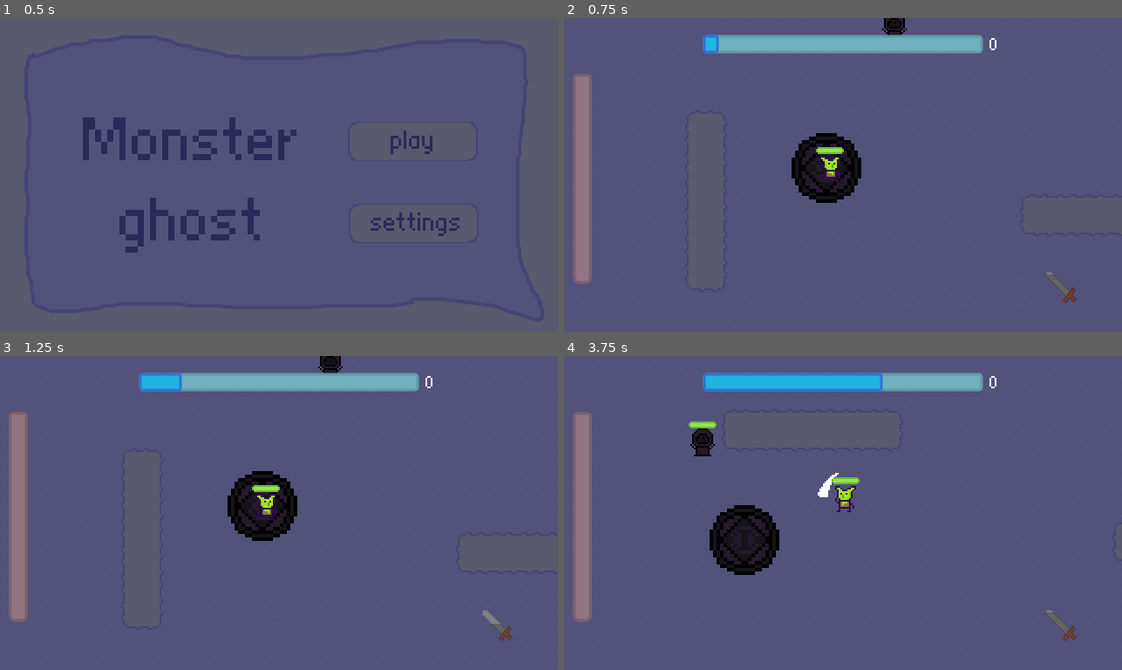
Above: before the commit, frames 1-4 (two rows, left to right).
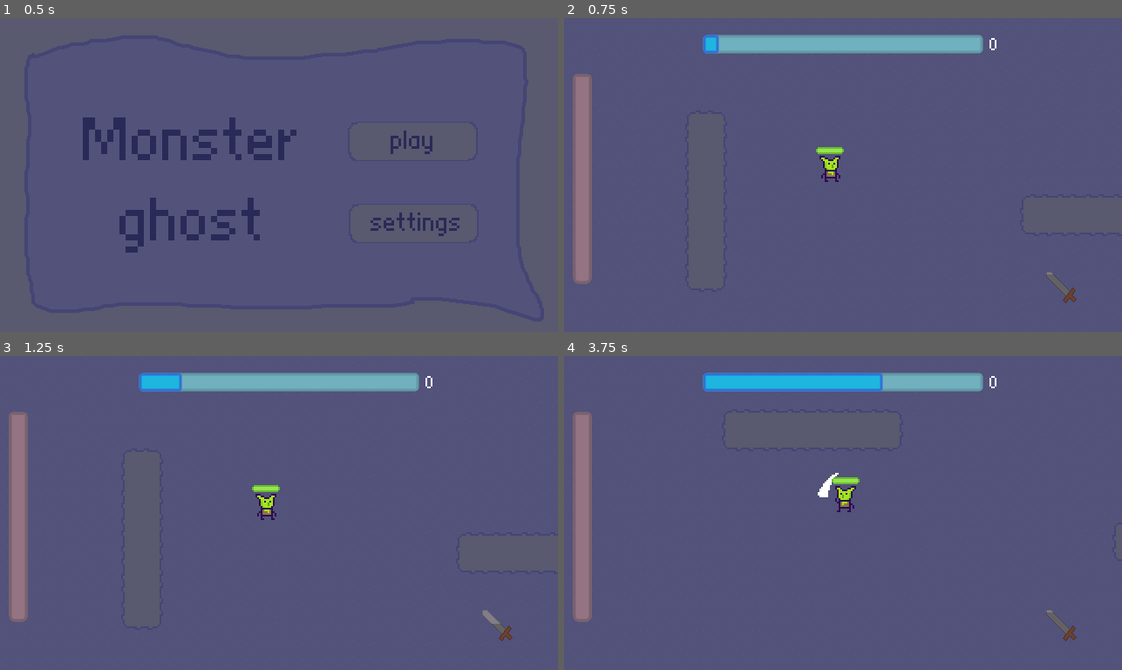
Above: after the commit, the same moments.

Repository: novomiracle/in-enemy
Game: Godot game, scene res://scenes/scene_switcher.tscn
Two runs of this game, one before a commit and one after it. Both use one fixed random seed, a clock stepped at 60 frames per second and the inputs below. The engine's default icon, where the game draws it, is replaced by a stand-in: a white triangle on a blue panel in a dark square.
Inputs (mouse positions are in pixels of both pictures, inside the frame that each line leads up to):
- Up to frame 1 (0.5 s): no input
- Up to frame 2 (0.75 s): click "play" at 0.5 s
- Up to frame 3 (1.25 s): no input
- Up to frame 4 (3.75 s): move the mouse to (893, 365) at 1.27 s; hold D (right) 1.28-2.03 s; click (893, 365) at 1.35 s; move the mouse to (865, 513) at 2.02 s; hold S (down) 2.03-2.78 s; tap Space (attack2) at 2.1 s; click (865, 513) at 2.17 s; move the mouse to (898, 443) at 2.77 s; hold D (right) 2.78-3.53 s; right-click (898, 443) at 2.85 s; move the mouse to (815, 575) at 3.52 s; hold W (up) from 3.53 s (still down); click (815, 575) at 3.6 s

Frame 1 is identical in both runs. In frame 2, 2.1% of the frame differs, in the area x 40-62%, y 0-59%; in frame 3, 2.1%; in frame 4, 2.6%, in the area x 22-39%, y 20-70%.

Commit message:
wizard fixed

Diff:
--- a/IE/scenes/TileMap.tscn
+++ b/IE/scenes/TileMap.tscn
@@ -29,7 +29,7 @@
 0/shape_one_way = false
 0/shape_one_way_margin = 0.0
 0/shapes = [  ]
-0/z_index = 0
+0/z_index = -1
 1/name = "basicMapTileset.png 1"
 1/texture = ExtResource( 1 )
 1/tex_offset = Vector2( 0, 0 )
@@ -50,7 +50,7 @@
 "shape": SubResource( 2 ),
 "shape_transform": Transform2D( 1, 0, 0, 1, 0, 0 )
 } ]
-1/z_index = 0
+1/z_index = -1
 2/name = "basicMapTileset.png 2"
 2/texture = ExtResource( 1 )
 2/tex_offset = Vector2( 0, 0 )
@@ -71,7 +71,7 @@
 "shape": SubResource( 3 ),
 "shape_transform": Transform2D( 1, 0, 0, 1, 0, 0 )
 } ]
-2/z_index = 0
+2/z_index = -1
 3/name = "basicMapTileset.png 3"
 3/texture = ExtResource( 1 )
 3/tex_offset = Vector2( 0, 0 )
@@ -113,7 +113,7 @@
 "shape": SubResource( 5 ),
 "shape_transform": Transform2D( 1, 0, 0, 1, 0, 0 )
 } ]
-4/z_index = 0
+4/z_index = -1
 
 [sub_resource type="NavigationPolygon" id=6]
 vertices = PoolVector2Array( 952, 232, 903, 487, 792, 486, 680, 456, 680, 422, 761, 310, 841, 230, 793, 517, 408, 486,  …(352 unchanged characters)…
@@ -122,6 +122,7 @@
 
 [node name="TileMap" type="TileMap"]
 position = Vector2( 0, -2 )
+z_as_relative = false
 tile_set = SubResource( 1 )
 cell_size = Vector2( 16, 16 )
 bake_navigation = true
--- a/IE/scenes/mainScene.tscn
+++ b/IE/scenes/mainScene.tscn
@@ -6,7 +6,6 @@
 [ext_resource path="res://scenes/TileMap.tscn" type="PackedScene" id=4]
 [ext_resource path="res://scenes/ui/game_ui.tscn" type="PackedScene" id=5]
 [ext_resource path="res://scenes/cameraman.tscn" type="PackedScene" id=6]
-[ext_resource path="res://monsters/dark_wizard.tscn" type="PackedScene" id=7]
 
 [sub_resource type="NavigationPolygon" id=1]
 vertices = PoolVector2Array( -428, 133.001, 382.001, 314.999, -800.999, 309.002, -553, 132.001, -808.001, -354.998, -552, 24.0014, 367.999, -349.001, -506, 24.0013, -428, 88.0011, -506, 88.0013 )
@@ -18,10 +17,10 @@
 
 [node name="Node2D2" type="Node2D" parent="."]
 position = Vector2( -205, -186 )
-z_index = -4096
 
 [node name="TileMap" parent="Node2D2" instance=ExtResource( 4 )]
 position = Vector2( -258, -207 )
+z_as_relative = true
 tile_data = PoolIntArray( 0, 0, 0, 1, 2, 0, 2, 2, 0, 3, 2, 0, 4, 2, 0, 5, 2, 0, 6, 2, 0, 7, 2, 0, 8, 2, 0, 9, 2, 0, 10, …(81635 unchanged characters)…
 
 [node name="NavigationPolygonInstance" type="NavigationPolygonInstance" parent="."]
@@ -41,11 +40,9 @@
 
 [node name="monsterContainer" type="YSort" parent="."]
 
-[node name="KinematicBody2D" parent="monsterContainer" instance=ExtResource( 7 )]
-position = Vector2( 37, -61 )
-
 [node name="goblin" parent="monsterContainer" instance=ExtResource( 3 )]
 position = Vector2( 0, 20 )
+z_index = 0
 player = true
 
 [node name="Node2D" parent="." instance=ExtResource( 1 )]
--- a/IE/scenes/monster.tscn
+++ b/IE/scenes/monster.tscn
@@ -40,6 +40,7 @@
 }
 
 [node name="KinematicBody2D" type="KinematicBody2D"]
+z_index = 4
 script = ExtResource( 2 )
 
 [node name="Sprite" type="Sprite" parent="."]
--- a/IE/scripts/GameState.gd
+++ b/IE/scripts/GameState.gd
@@ -22,7 +22,8 @@
 	{"name":"slime","res":1,"load":load("res://monsters/slime.tscn")},
 	{"name":"eyeball","res":1,"load":load("res://monsters/eyeball.tscn")},
 	{"name":"demon","res":2,"load":load("res://monsters/demon.tscn")},
-	{"name":"rockethead","res":2,"load":load("res://monsters/rockethead.tscn")}
+	{"name":"rockethead","res":2,"load":load("res://monsters/rockethead.tscn")},
+	{"name":"dark_wizard","res":2,"load":load("res://monsters/dark_wizard.tscn")}
 	]
 onready var scene_switcher = get_tree().current_scene
 onready var soulScene = load("res://scenes/soul.tscn")
--- a/IE/scripts/spawner.gd
+++ b/IE/scripts/spawner.gd
@@ -7,7 +7,7 @@
 onready var monsterContainer = get_parent().get_node("monsterContainer");
 var resource:int
 export var monsterName:String = "";
-const monsterCount = 7
+const monsterCount = 8
 # Called when the node enters the scene tree for the first time.
 func _ready():
 	GameState.connect("newWave",self,"monster")
--- a/IE/weaponsAndProjectiles/dark_circle.gd
+++ b/IE/weaponsAndProjectiles/dark_circle.gd
@@ -1,3 +1,4 @@
 extends "res://scenes/area_effect.gd"
+
 func stats():
 	damage = 15
Not shown: 1 places in IE/scenes/mainScene.tscn that only renumber resources
